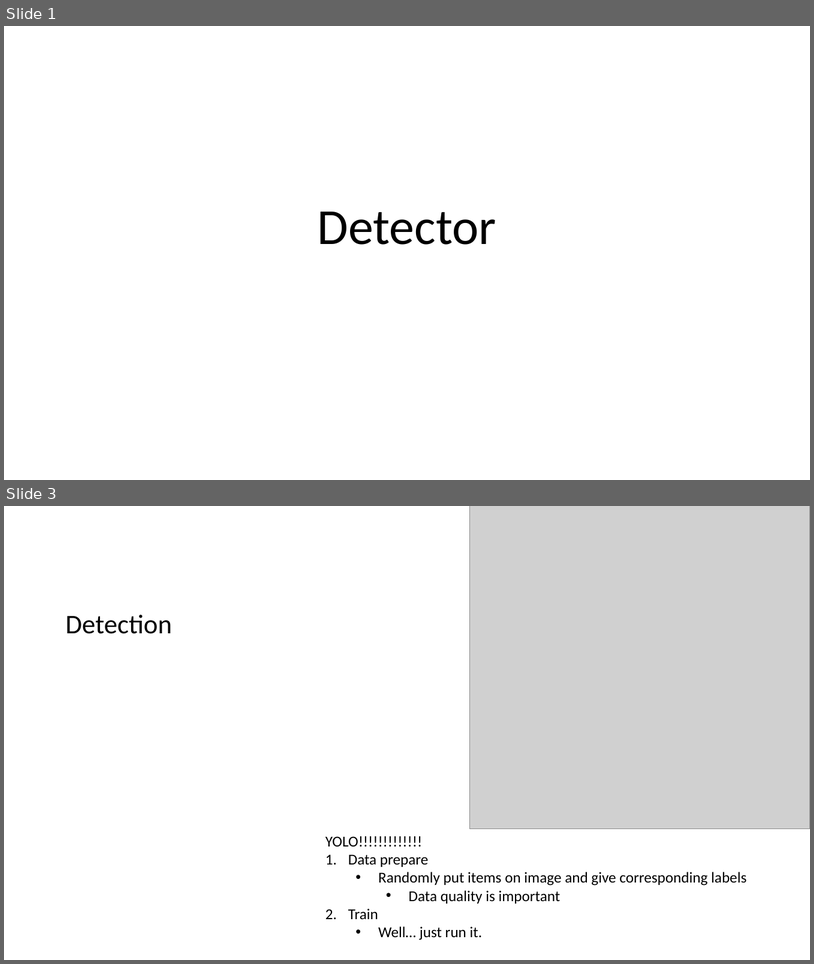
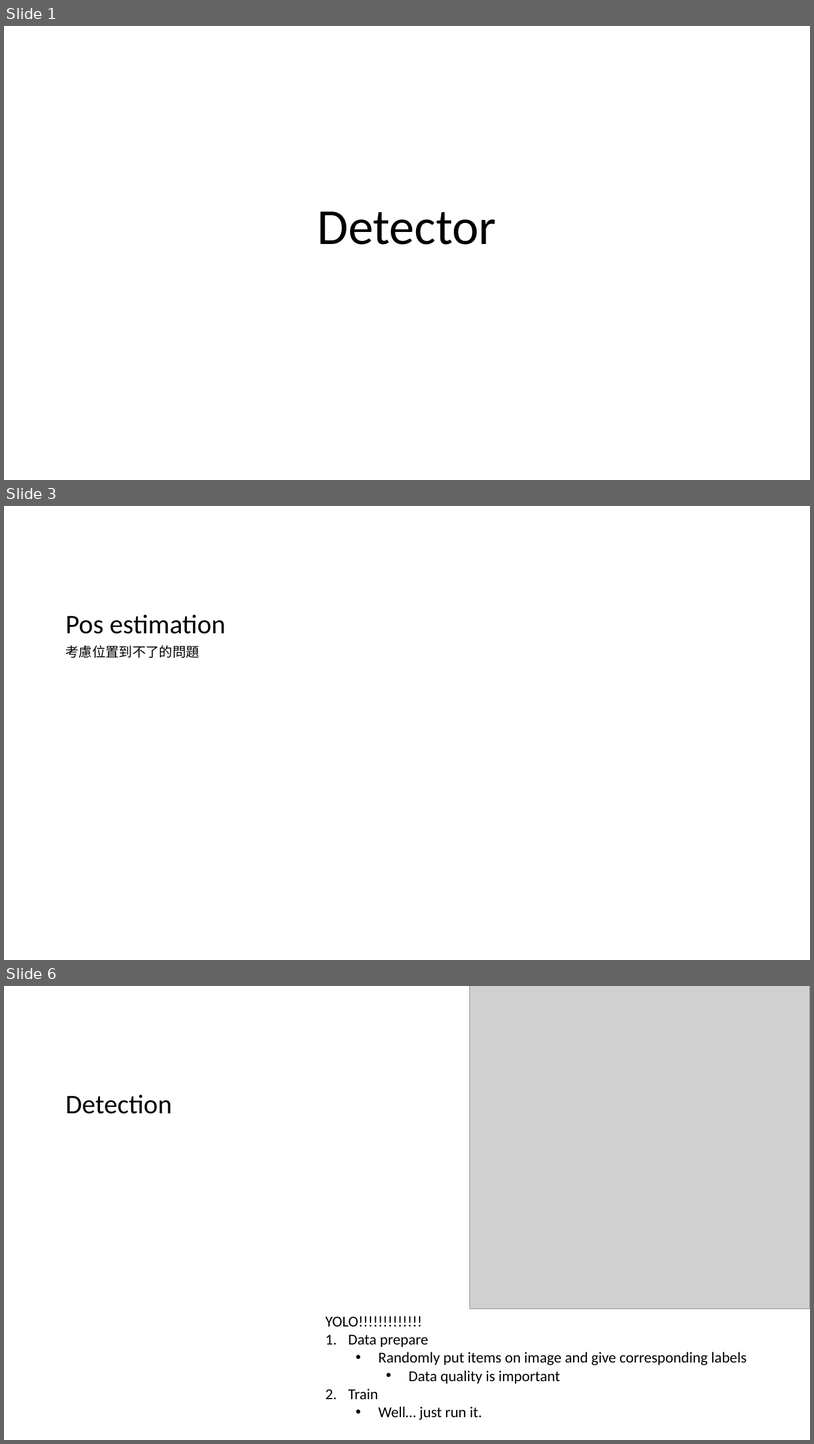
Before and after one commit to MeowOhMeow/CHIPI-CHIPI-CHAPA-CHAPA-DUBI-DUBI-DABA-DABA, a slide deck: ppts/Detector.pptx. Shown one above the other, each under a label of ours: slides 1 and 3 before the commit, slides 1, 3 and 6 after it; the slides between them are not shown. The pictures are 814x964 and 814x1444 pixels, drawn with LibreOffice and Linux fonts; fonts in the diff are those of the drawing; grey boxes stand for pictures; background and template pictures are left out. Boxes give left, top, right and bottom in pixels: in the first picture for what was removed or moved away, otherwise in the second. Text is boxed around its words. In the diff, an @@ line names an element or a change of style, - is before the commit and + after.

```diff
--- a/ppts/Detector.pptx
+++ b/ppts/Detector.pptx
@@ slide 3 added at box(4, 506, 810, 960), background picture (left out) @@
@@ title added at box(66, 615, 225, 634), 32 pt, text #000000 @@
+Pos estimation
@@ text added at box(66, 645, 200, 658), 16 pt, text #000000 @@
+考慮位置到不了的問題
@@ what was slide 3 is now slide 6 @@
```
Also in this commit, not shown: 2 slides changed, 3 other slides added, 1 other file.
